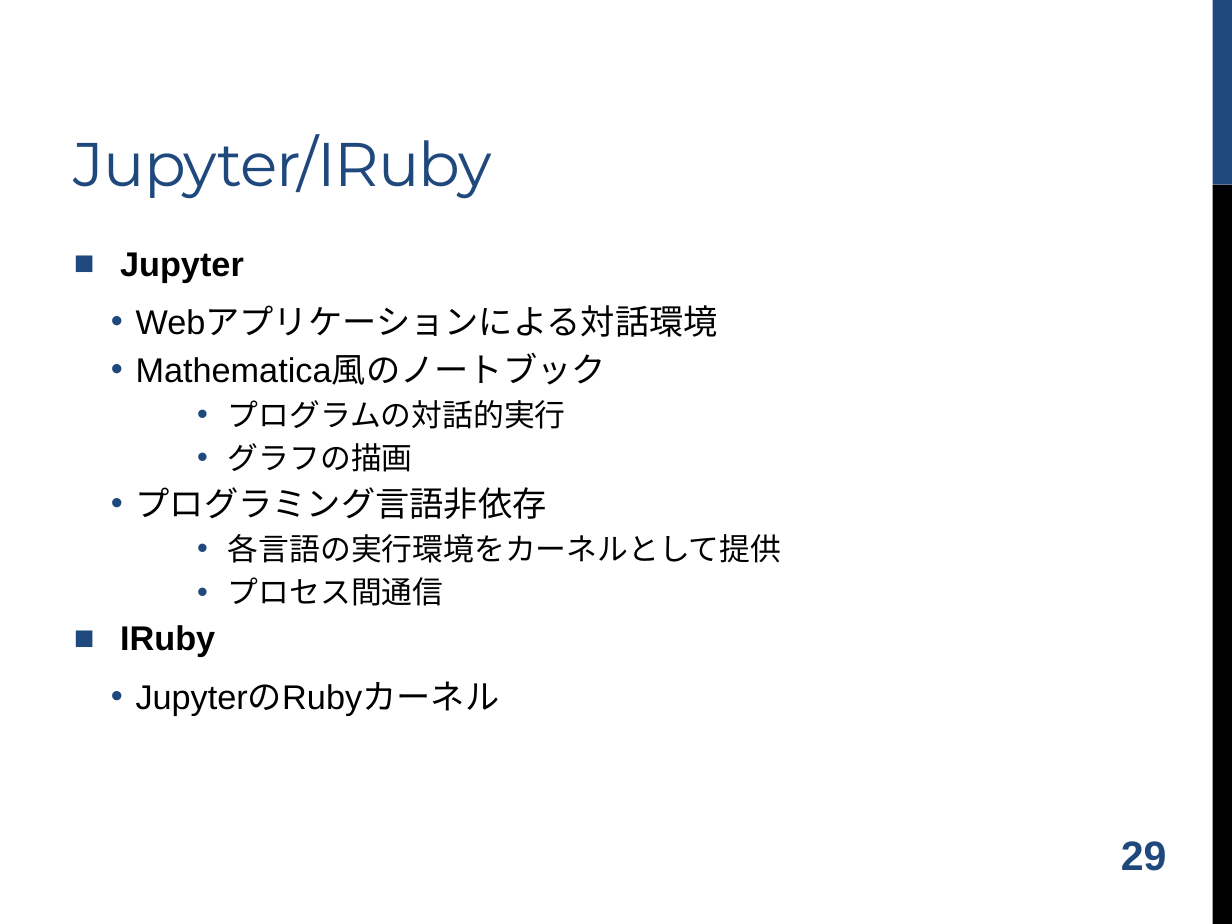
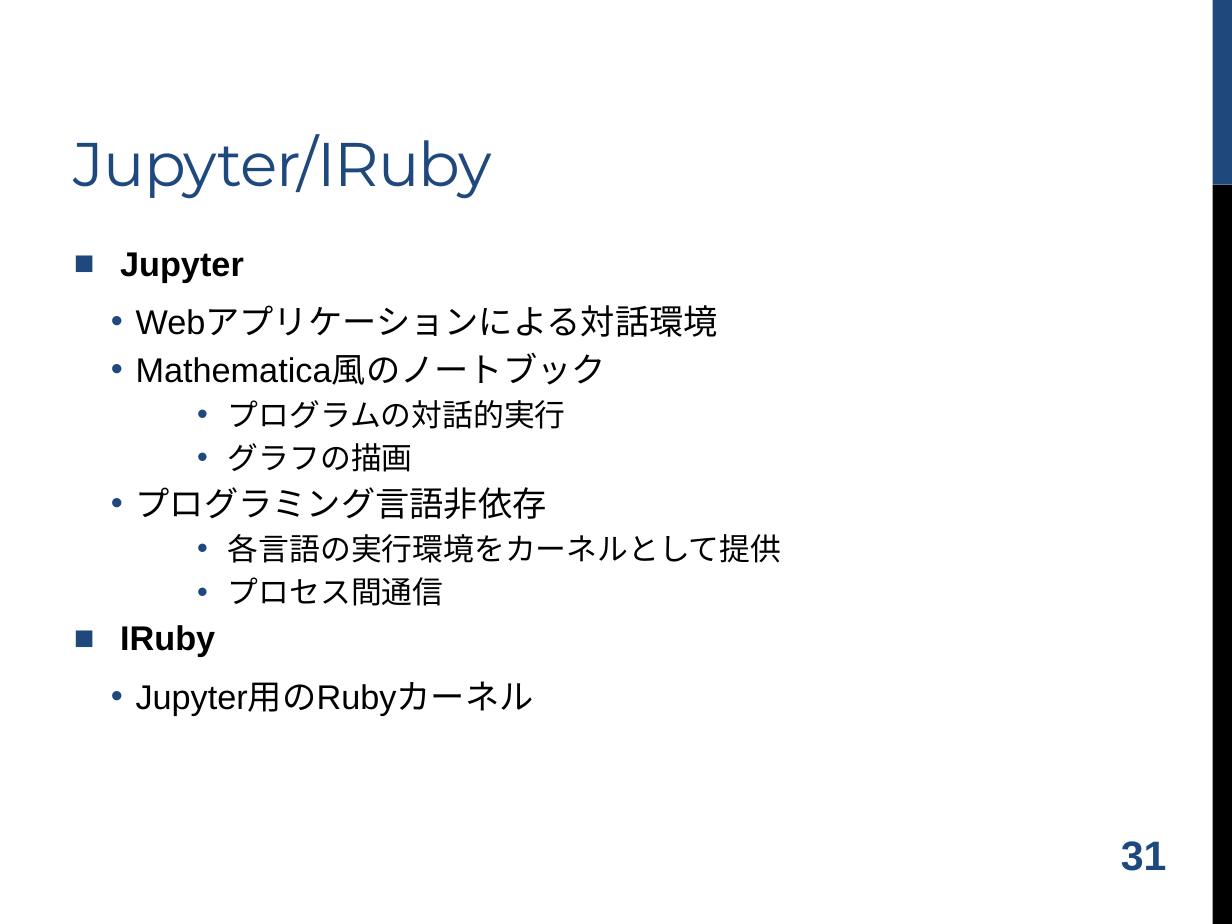
Before and after one commit to shugo/DCW2016, a slide deck: slide 32 of ruby_data_analysis.pptx (slide 30 before the commit). Drawn at 1232x924 pixels with LibreOffice and Linux fonts; fonts in the diff are those of the drawing; background and template pictures are left out. Boxes give left, top, right and bottom in pixels: in the first picture for what was removed or moved away, otherwise in the second. Text is boxed around its words. In the diff, an @@ line names an element or a change of style, - is before the commit and + after.

```diff
--- a/ruby_data_analysis.pptx
+++ b/ruby_data_analysis.pptx
@@ text at <box>136,681,534,715</box>: text changed @@
-  • JupyterのRubyカーネル
+  • Jupyter用のRubyカーネル
@@ page number at <box>1121,841,1167,871</box>: text changed @@
-29
+31
```
Also in this commit, not shown: 8 other slides changed, 8 slides added, 4 slides removed, 2 other files.
